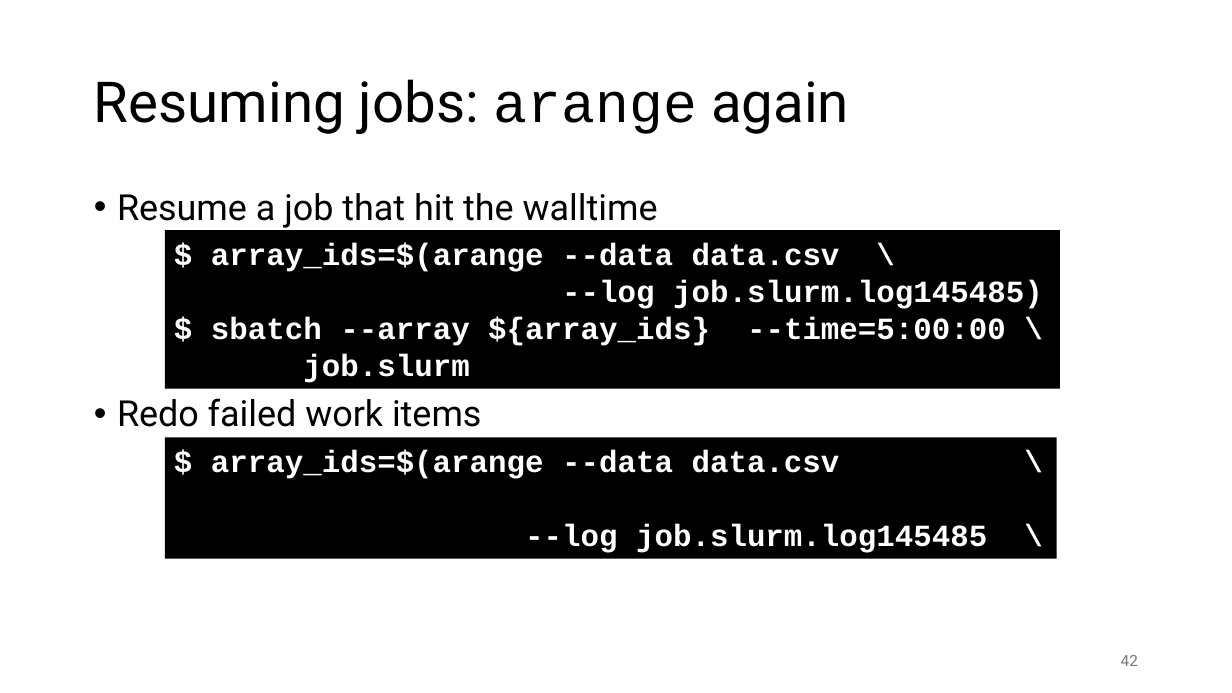
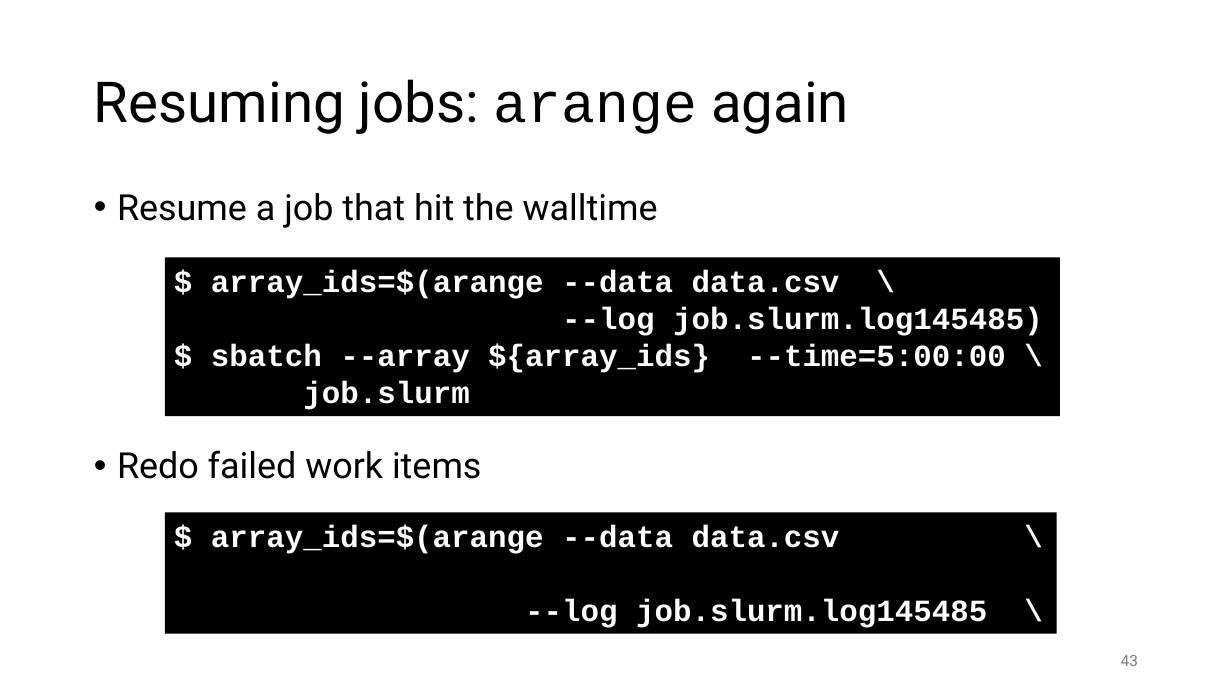
Before and after one commit to gjbex/Workflows-for-HPC, a slide deck: slide 43 of workflow_for_HPC.pptx (slide 42 before the commit). Drawn at 1232x693 pixels with LibreOffice and Linux fonts; fonts in the diff are those of the drawing. Boxes give left, top, right and bottom in pixels: in the first picture for what was removed or moved away, otherwise in the second. Text is boxed around its words. In the diff, an @@ line names an element or a change of style, - is before the commit and + after.

```diff
--- a/workflow_for_HPC.pptx
+++ b/workflow_for_HPC.pptx
@@ text "Resume a job that hit ..." rewrapped from [117,193,658,427] to [117,193,658,479] @@
@@ rectangle "$ array_ids=$(arange --data data.csv \": place and size @@
-rectangle "$ array_ids=$(arange --data data.csv \" at [165,230,1060,389]
+rectangle "$ array_ids=$(arange --data data.csv \" at [165,258,1060,417]
@@ rectangle "$ array_ids=$(arange --data data.csv \": place and size @@
-rectangle "$ array_ids=$(arange --data data.csv \" at [165,437,1056,558]
+rectangle "$ array_ids=$(arange --data data.csv \" at [165,513,1056,634]
@@ page number at [1121,655,1138,666]: text changed @@
-42
+43
```
Also in this commit, not shown: 6 other slides changed, 1 slide added.
